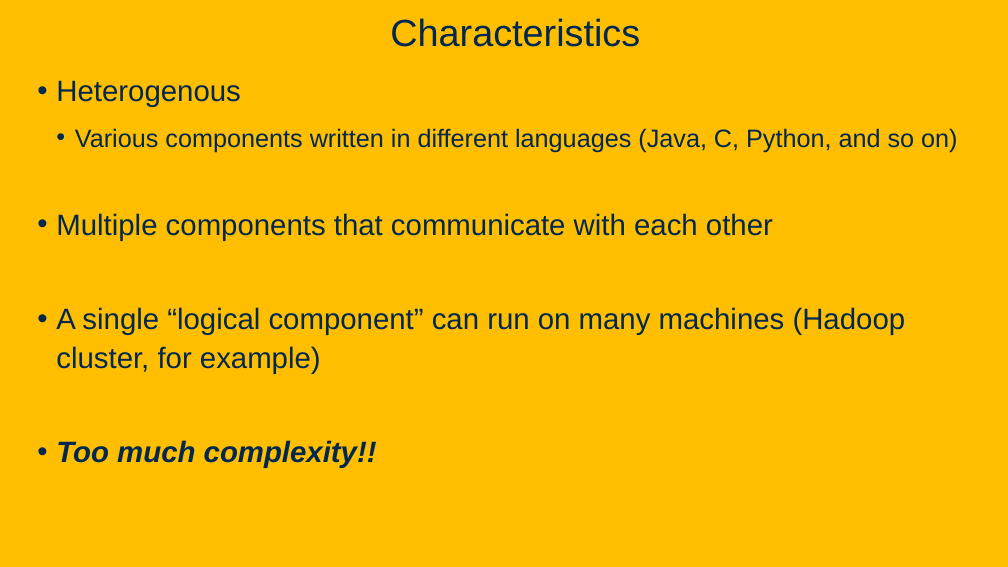
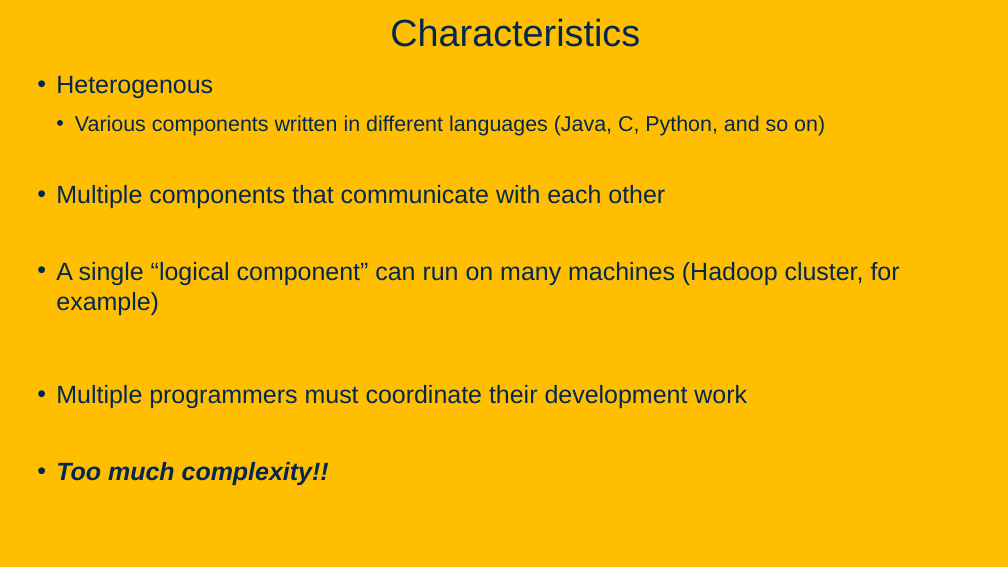
Before and after one commit to davsec-teaching/ECS160-Winter2025, a slide deck: slide 13 of slides/1_logistics_and_course_introduction.pptx. Drawn at 1008x567 pixels with LibreOffice and Linux fonts; fonts in the diff are those of the drawing; background and template pictures are left out. Boxes give left, top, right and bottom in pixels: in the first picture for what was removed or moved away, otherwise in the second. Text is boxed around its words. In the diff, an @@ line names an element or a change of style, - is before the commit and + after.

```diff
--- a/slides/1_logistics_and_course_introduction.pptx
+++ b/slides/1_logistics_and_course_introduction.pptx
@@ text at bbox=[56, 75, 900, 486]: size 28 to 23.8 pt in "Heterogenous", "Multiple components that communicate with each other", "A single “logical component” can run on ...", "Too much complexity!!"; size 24 to 20.4 pt in "Various components written in different languages (Java, ..."; line spacing 1.1 to 1 @@
@@ text at bbox=[56, 385, 747, 409]: paragraph added @@
+• Multiple programmers must coordinate their development work
```
Also in this commit, not shown: 9 other slides changed, 1 slide added.
